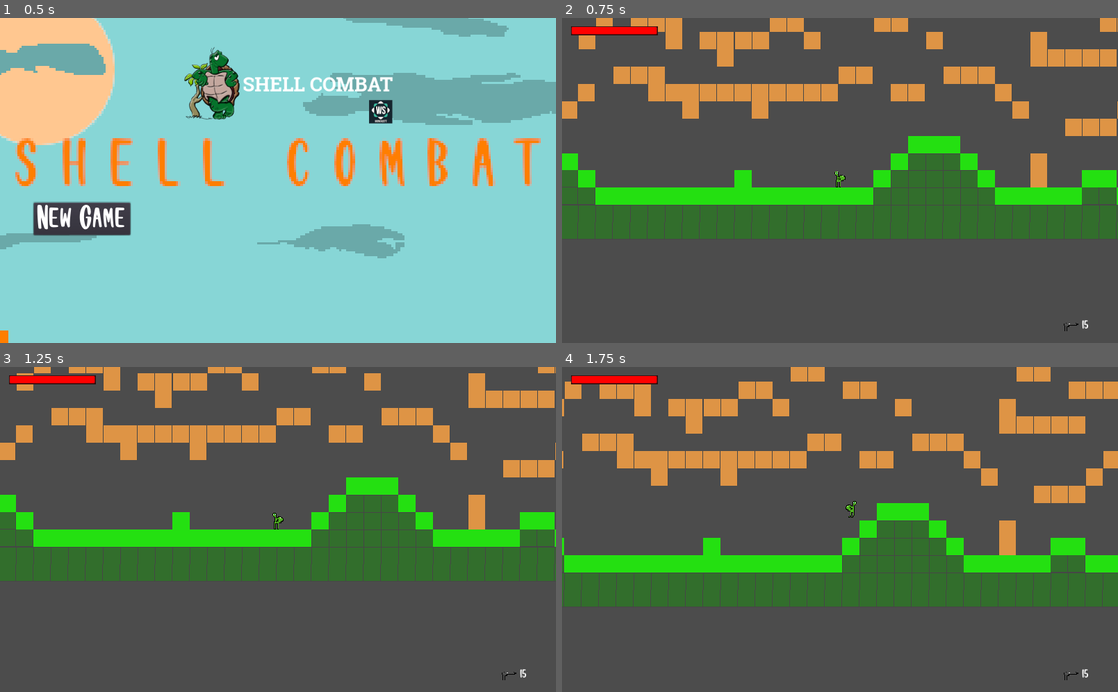
Above: before the commit, frames 1-4 (two rows, left to right).
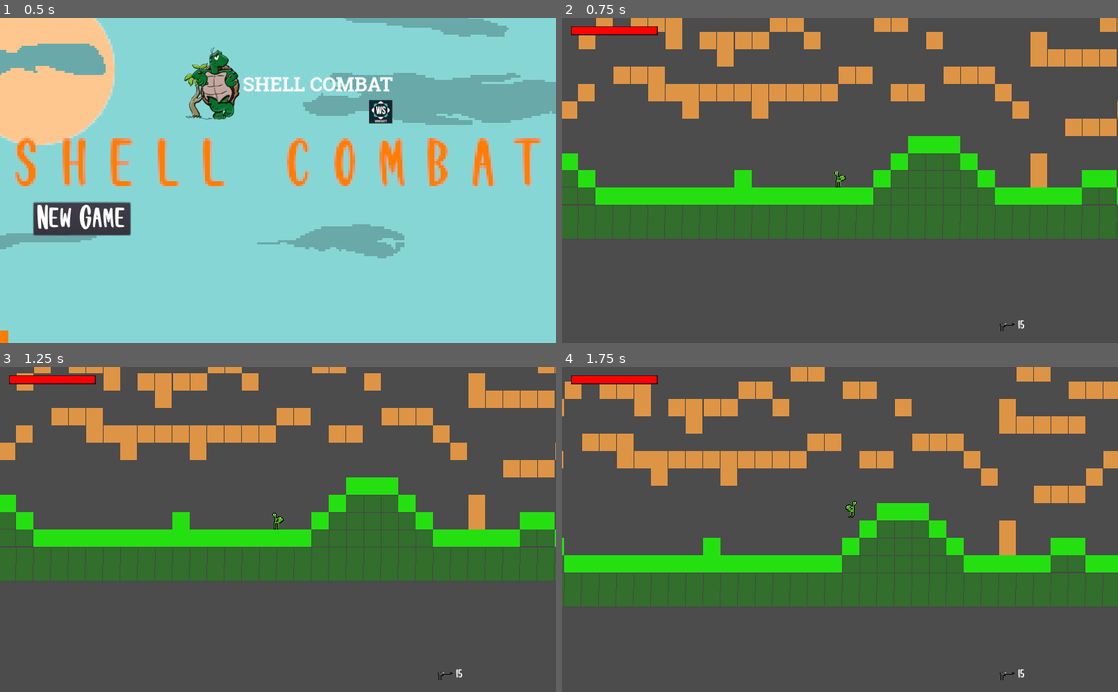
Above: after the commit, the same moments.

Repository: llister15/SCDM
Game: Godot game, scene res://Scenes/Menu/Main Menu.tscn
Two runs of this game, one before a commit and one after it. Both use one fixed random seed, a clock stepped at 60 frames per second and the inputs below.
Inputs (mouse positions are in pixels of both pictures, inside the frame that each line leads up to):
- Up to frame 1 (0.5 s): no input
- Up to frame 2 (0.75 s): click "New Game" at 0.5 s
- Up to frame 3 (1.25 s): no input
- Up to frame 4 (1.75 s): move the mouse to (962, 513) at 1.27 s; hold Right (ui_right) from 1.28 s (still down); tap E (Interact) at 1.35 s; tap Space (jump) at 1.52 s

Frame 1 is identical in both runs. In frame 2, less than 0.1% of the frame differs, in the area x 78-95%, y 92-97%; in frame 3, less than 0.1%; in frame 4, less than 0.1%.

Commit message:
particle system

Diff:
--- a/Scenes/Assets/Glock19.tscn
+++ b/Scenes/Assets/Glock19.tscn
@@ -6,9 +6,16 @@
 [ext_resource path="res://Sounds/dry_fire_gun.ogg" type="AudioStream" id=4]
 [ext_resource path="res://Sounds/ejecting_magazine.ogg" type="AudioStream" id=5]
 [ext_resource path="res://Sounds/pop_clip_in.ogg" type="AudioStream" id=6]
+[ext_resource path="res://Sprites/Particles/Smoke.png" type="Texture" id=7]
 
 [sub_resource type="RectangleShape2D" id=1]
 extents = Vector2( 6.43166, 4.00765 )
+
+[sub_resource type="Gradient" id=5]
+colors = PoolColorArray( 0.942871, 0.942871, 0.942871, 1, 1, 1, 1, 0.203922 )
+
+[sub_resource type="GradientTexture" id=6]
+gradient = SubResource( 5 )
 
 [sub_resource type="Curve" id=3]
 _data = [ Vector2( 0, 1 ), 0.0, 0.0, 0, 0, Vector2( 0.751351, 0.818182 ), 0.0, 0.0, 0, 0, Vector2( 0.994595, 0.636364 ), 0.0, 0.0, 0, 0 ]
@@ -26,8 +33,9 @@
 initial_velocity = 5.0
 orbit_velocity = 0.0
 orbit_velocity_random = 0.0
-scale = 3.0
+scale = 0.02
 scale_curve = SubResource( 4 )
+color_ramp = SubResource( 6 )
 
 [node name="Glock 19" type="RigidBody2D"]
 collision_layer = 4
@@ -50,12 +58,14 @@
 show_behind_parent = true
 position = Vector2( -1.60031, 0 )
 emitting = false
-amount = 25
-lifetime = 0.12
+amount = 2
+lifetime = 0.1
 one_shot = true
-explosiveness = 0.21
-randomness = 0.37
+speed_scale = 1.5
+explosiveness = 1.0
+local_coords = false
 process_material = SubResource( 2 )
+texture = ExtResource( 7 )
 
 [node name="9mm_shot" type="AudioStreamPlayer2D" parent="."]
 stream = ExtResource( 3 )
--- a/Scenes/Assets/HUD.tscn
+++ b/Scenes/Assets/HUD.tscn
@@ -14,9 +14,8 @@
 [node name="CanvasLayer" type="CanvasLayer" parent="."]
 
 [node name="Weapon_ui" type="HBoxContainer" parent="CanvasLayer"]
-margin_left = 920.982
+margin_left = 804.0
 margin_top = 551.685
-margin_right = 974.982
 margin_bottom = 575.685
 __meta__ = {
 "_edit_use_anchors_": false
@@ -34,6 +33,7 @@
 margin_bottom = 28.0
 custom_fonts/font = SubResource( 1 )
 text = "Default"
+valign = 1
 __meta__ = {
 "_edit_use_anchors_": false
 }
@@ -50,6 +50,5 @@
 [node name="Health Bar" type="TextureProgress" parent="CanvasLayer/Character_stats"]
 margin_right = 160.0
 margin_bottom = 16.0
-max_value = 100.0
 texture_over = ExtResource( 4 )
 texture_progress = ExtResource( 3 )
--- a/Scenes/Assets/player.tscn
+++ b/Scenes/Assets/player.tscn
@@ -107,7 +107,7 @@
 texture = ExtResource( 2 )
 vframes = 3
 hframes = 5
-frame = 1
+frame = 2
 
 [node name="Weapon equiper" type="Node2D" parent="Sprite"]
 position = Vector2( 1.05293, 0.8754 )
--- a/Scripts/Glock19.gd
+++ b/Scripts/Glock19.gd
@@ -1,14 +1,14 @@
 extends RigidBody2D
 
 #Max values
-var RELOAD_TIME_MAX: float = 1.0
+var RELOAD_TIME_MAX: float = 0.5
 var MAG_SIZE_MAX: int = 15
 var FIRE_RATE_MAX: float = 0.1
 #varible values
 var reload_time: float = RELOAD_TIME_MAX
 var mag_size: int = MAG_SIZE_MAX
 var fire_rate: float = FIRE_RATE_MAX
-var bulletSpeed: float = 1000.0
+var bulletSpeed: float = 500.0
 var is_reloading: bool = false
 var Damage: int = 0
 
--- a/Scripts/player.gd
+++ b/Scripts/player.gd
@@ -103,6 +103,8 @@
 		g19_Gun.get_node("Sprite").set_flip_h(false)
 		g19_Gun.rotation = atan2(mouseTarget.y, mouseTarget.x)
 	HUD_display.get_node("CanvasLayer/Weapon_ui/Ammo_Label").text = str(g19_Gun.mag_size)
+	if g19_Gun.mag_size <= 0:
+		HUD_display.get_node("CanvasLayer/Weapon_ui/Ammo_Label").text = str("Press R to Reload")
 
 func equip_Weapon():
 	var equip = Input.is_action_just_pressed("Interact")
--- a/project.godot
+++ b/project.godot
@@ -26,6 +26,7 @@
 
 [display]
 
+window/size/fullscreen=true
 window/size/always_on_top=true
 window/stretch/mode="2d"
 window/stretch/aspect="keep"
Not shown: 1 places in Scenes/Assets/Glock19.tscn that only renumber resources
Binary file added: Sprites/Particles/Smoke.png
Not shown, added: Sprites/Particles/Smoke.png.import
